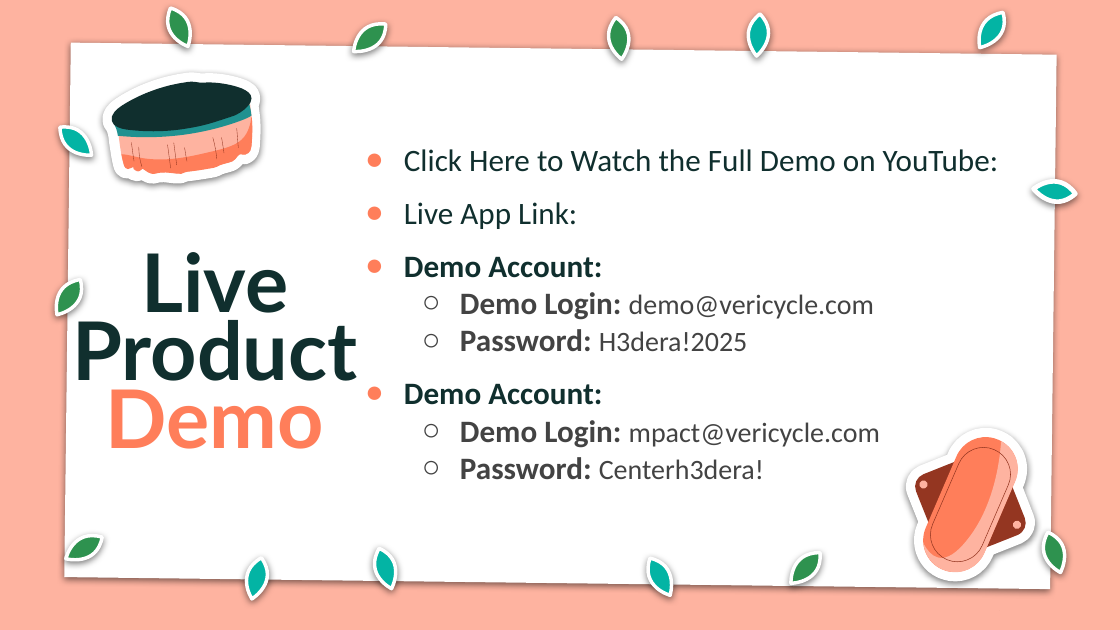
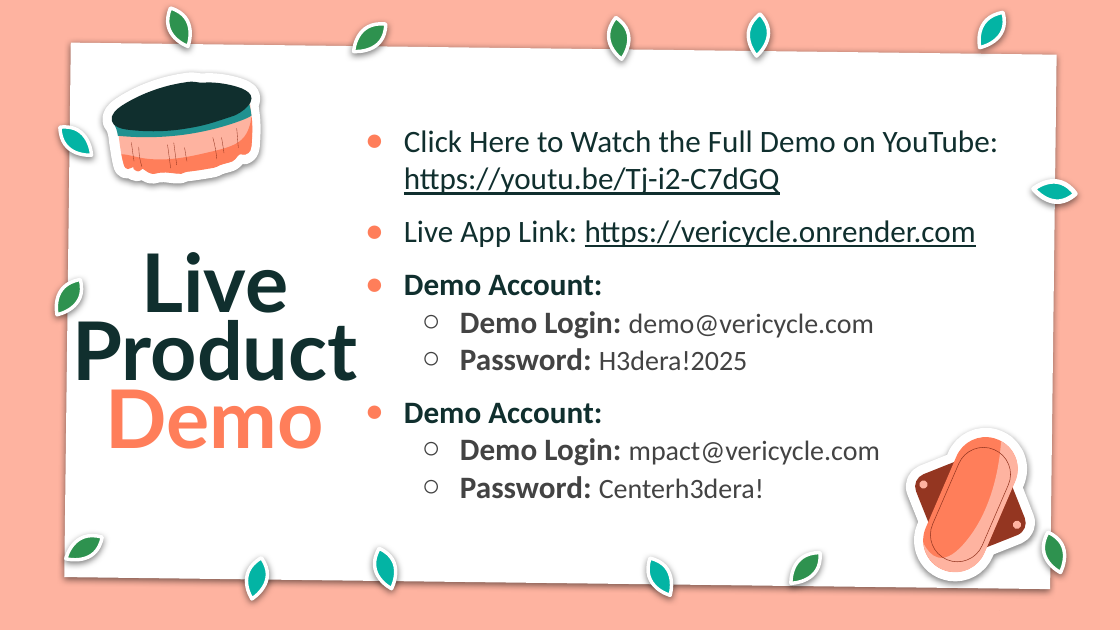
Before and after one commit to commit-to-Noma/VeriCycle, a slide deck: slide 7 of Vericycle Pitch Deck.pptx. Drawn at 1120x630 pixels with LibreOffice and Linux fonts; fonts in the diff are those of the drawing; background and template pictures are left out. Boxes give left, top, right and bottom in pixels: in the first picture for what was removed or moved away, otherwise in the second. Text is boxed around its words. In the diff, an @@ line names an element or a change of style, - is before the commit and + after.

```diff
--- a/Vericycle Pitch Deck.pptx
+++ b/Vericycle Pitch Deck.pptx
@@ text at <box>404,130,998,247</box>: text changed @@
-● Click Here to Watch the Full Demo on YouTube:
-● Live App Link:
+● Click Here to Watch the Full Demo on YouTube: https://youtu.be/Tj-i2-C7dGQ
+● Live App Link: https://vericycle.onrender.com
```
Also in this commit, not shown: 1 other file.
